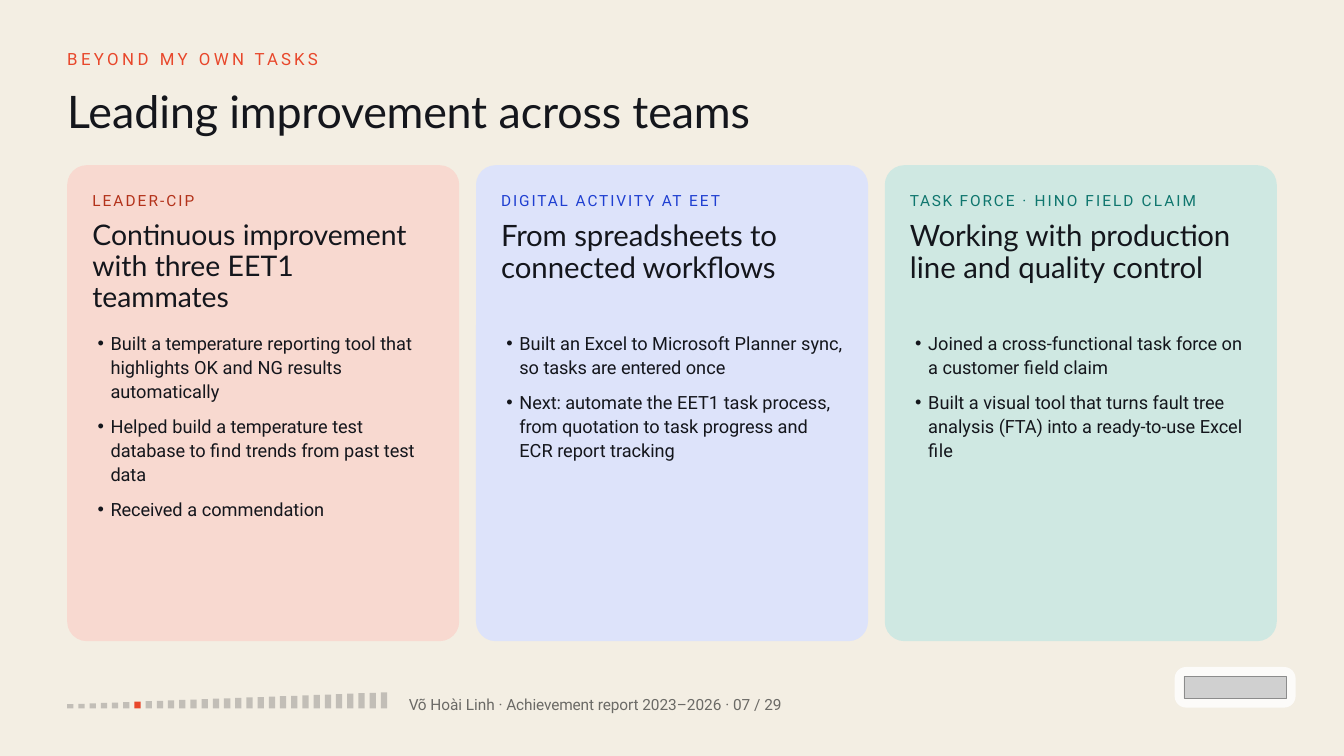
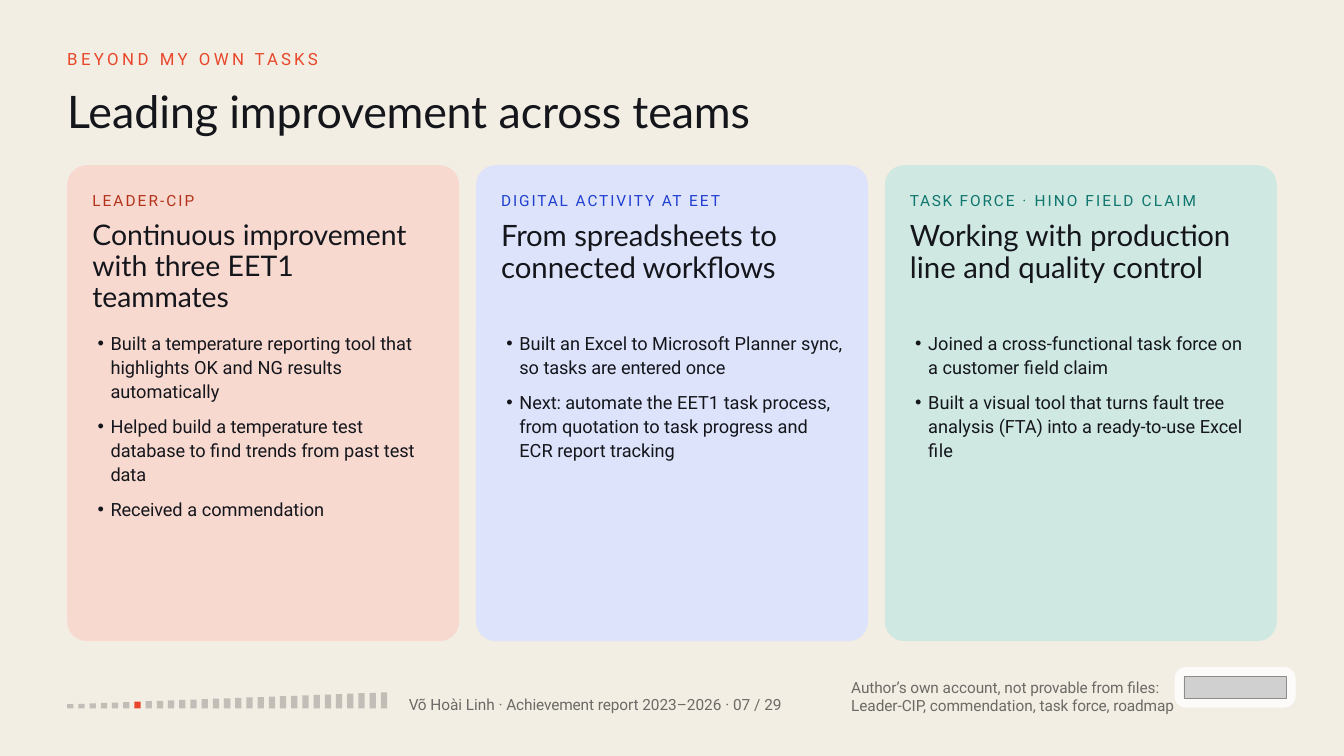
Before and after one commit to vohoailinh90/Multiple-report, a slide deck: slide 7 of reports/achievement-2023-2026/Linh_Vo_3-Year_Achievement_Report.pptx. Drawn at 1344x756 pixels with LibreOffice and Linux fonts; fonts in the diff are those of the drawing; grey boxes stand for pictures. Boxes give left, top, right and bottom in pixels: in the first picture for what was removed or moved away, otherwise in the second. Text is boxed around its words. In the diff, an @@ line names an element or a change of style, - is before the commit and + after.

```diff
--- a/reports/achievement-2023-2026/Linh_Vo_3-Year_Achievement_Report.pptx
+++ b/reports/achievement-2023-2026/Linh_Vo_3-Year_Achievement_Report.pptx
@@ text added at <box>851,681,1174,714</box>, 16.5 pt, text #6B6A66 @@
+Author’s own account, not provable from files: Leader-CIP, commendation, task force, roadmap
```
Also in this commit, not shown: 6 other slides changed, 1 other file.
